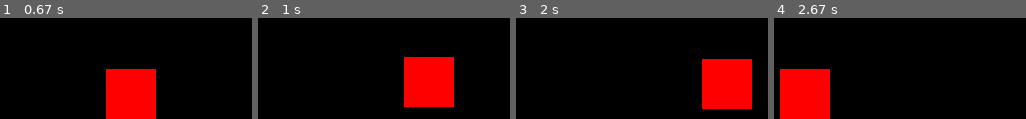
Above: before the commit, frames 1-4 (left to right).
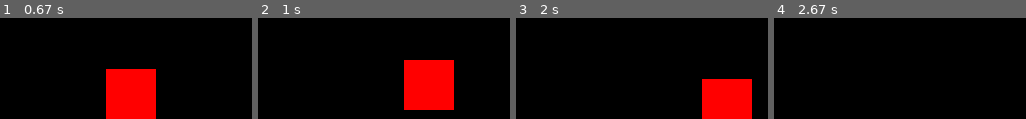
Above: after the commit, the same moments.

Repository: Robot1235369/Pygame_JumpPhysics
Game: pygame game, started from main.py
Same seed, same stepped clock (60 frames per second), same inputs: the game is played once before the commit and once after it.
Inputs:
- Up to frame 1 (0.67 s): hold Right from 0.33 s (still down)
- Up to frame 2 (1 s): release Right at 0.8 s; hold Up from 0.83 s (still down)
- Up to frame 3 (2 s): release Up at 1.13 s; hold Right 1.17-1.63 s; hold Left from 1.67 s (still down)
- Up to frame 4 (2.67 s): release Left at 2.2 s; hold Left 2.23-2.63 s

Frame 1 is identical in both runs. In frame 2, 1.2% of the frame differs, in the area x 57-78%, y 38-92%; in frame 3, 5.9%; in frame 4, 9.8%, in the area x 2-23%, y 50-100%.

Commit message:
done i thinl

Diff:
--- a/main.py
+++ b/main.py
@@ -11,7 +11,7 @@
 hangtime = 60
 jumpheight = 60
 gravity = jumpheight / ((hangtime**2) / 2)
-velocity = gravity * (hangtime / 2)
+velocity = 0
 isjump = False
 isfall = False
 
@@ -45,8 +45,6 @@
         else:
             y = 450
             isfall = False
-            create_vars()
-
 
 def update():
     global x
@@ -83,14 +81,15 @@
         if keys[pygame.K_UP] and isjump == False and isfall == False:
             isjump = True
             starty = y
+            create_vars()
         if isjump == True:
-            if y - velocity > starty - 60:
+            if y - velocity > starty - jumpheight:
                 y -= velocity
-                velocity += gravity
+                velocity -= gravity
             else:
-                y = starty - 60
+                y = starty - jumpheight
                 isjump = False
-                create_vars()
+                velocity = 0
         fall()
         update()
     pygame.quit()
